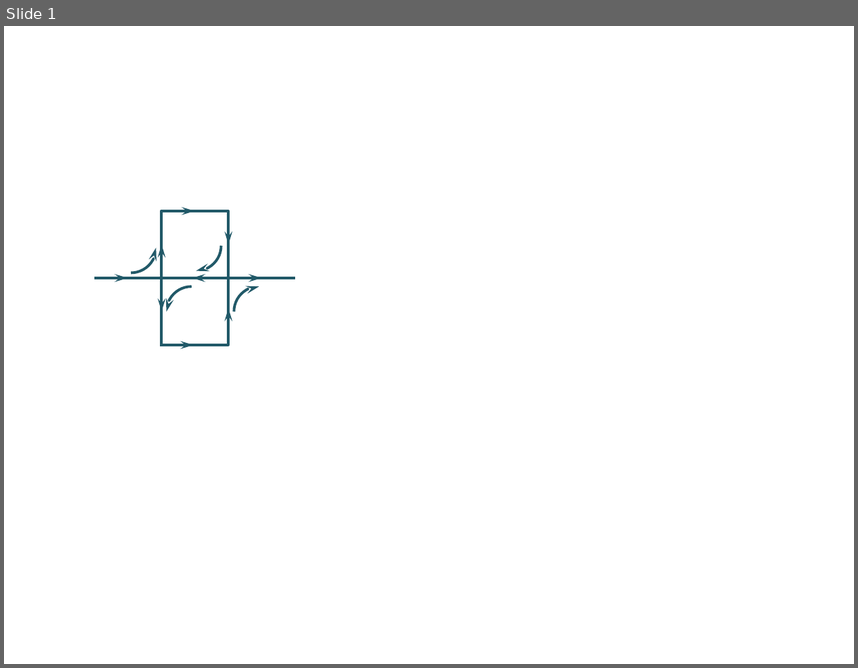
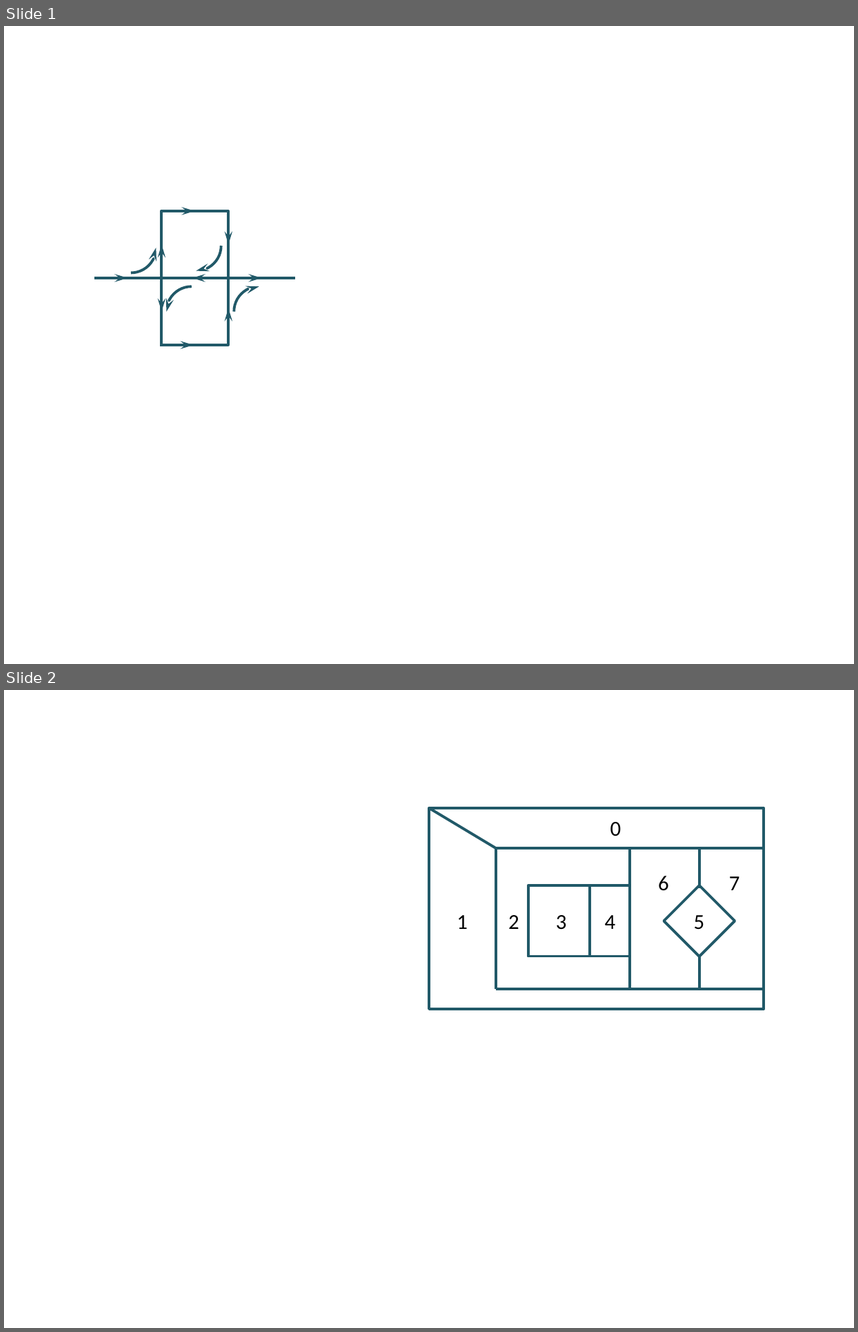
Before and after one commit to xpessoles/Informatique, a slide deck: PreparationOraux/Exercices_Maths/images/Figures.pptx. Shown one above the other, each under a label of ours: slide 1 before the commit, slides 1 and 2 after it. The pictures are 858x668 and 858x1332 pixels, drawn with LibreOffice and Linux fonts; fonts in the diff are those of the drawing. Boxes give left, top, right and bottom in pixels: in the first picture for what was removed or moved away, otherwise in the second. Text is boxed around its words. In the diff, an @@ line names an element or a change of style, - is before the commit and + after.

```diff
--- a/PreparationOraux/Exercices_Maths/images/Figures.pptx
+++ b/PreparationOraux/Exercices_Maths/images/Figures.pptx
@@ slide 2 added at <box>4,690,854,1328</box>, background #FFFFFF @@
@@ rectangle added at <box>429,808,764,1009</box>, outline #215968 2.25 pt @@
@@ line added from (429, 808) to (496, 848), #215968 2.25 pt @@
@@ text added at <box>611,822,622,836</box>, 18 pt, text #000000 @@
+0
@@ line added from (496, 848) to (764, 848), #215968 2.25 pt @@
@@ line added from (496, 988) to (496, 848), #215968 2.25 pt @@
@@ line added from (630, 988) to (630, 848), #215968 2.25 pt @@
@@ line added from (700, 848) to (700, 888), #215968 2.25 pt @@
@@ text added at <box>658,876,669,891</box>, 18 pt, text #000000 @@
+6
@@ rectangle added at <box>528,885,631,956</box>, outline #215968 2.25 pt @@
@@ line added from (590, 885) to (590, 956), #215968 2.25 pt @@
@@ rectangle added at <box>664,885,735,956</box>, outline #215968 2.25 pt @@
@@ text added at <box>729,876,740,890</box>, 18 pt, text #000000 @@
+7
@@ text added at <box>457,915,468,929</box>, 18 pt, text #000000 @@
+1
@@ text added at <box>508,915,519,929</box>, 18 pt, text #000000 @@
+2
@@ text added at <box>556,915,567,929</box>, 18 pt, text #000000 @@
+3
@@ text added at <box>605,915,616,929</box>, 18 pt, text #000000 @@
+4
@@ text added at <box>694,915,705,929</box>, 18 pt, text #000000 @@
+5
@@ line added from (700, 988) to (700, 956), #215968 2.25 pt @@
@@ line added from (496, 988) to (764, 988), #215968 2.25 pt @@
```
Also in this commit, not shown: 4 other files.
